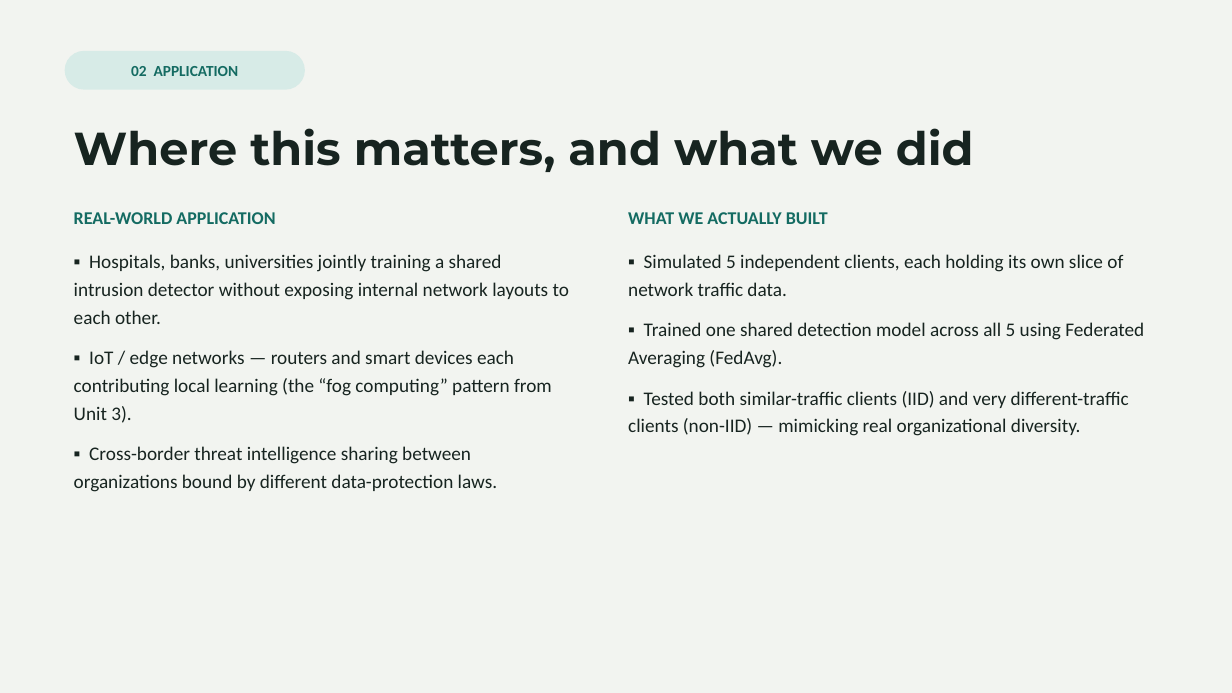
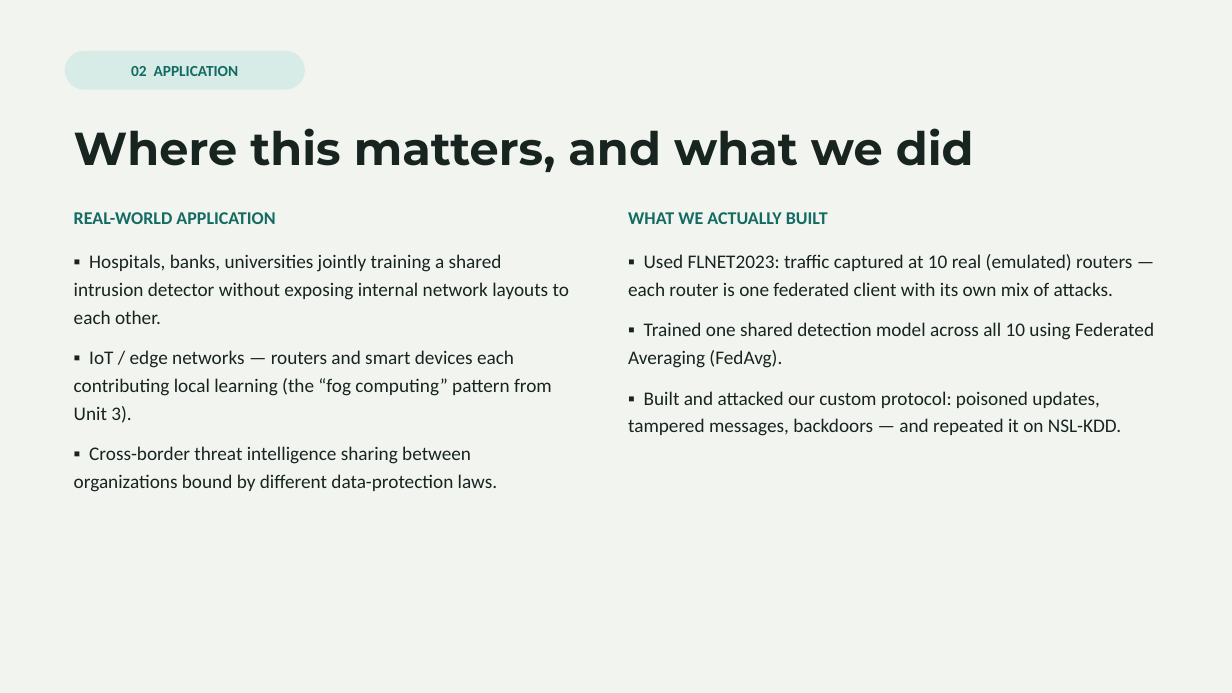
Before and after one commit to Vinudharshini18/Krypsis-A-network-intrusion-detection-system, a slide deck: slide 3 of presentation/Krypsis_Presentation.pptx. Drawn at 1232x693 pixels with LibreOffice and Linux fonts; fonts in the diff are those of the drawing. Boxes give left, top, right and bottom in pixels: in the first picture for what was removed or moved away, otherwise in the second. Text is boxed around its words. In the diff, an @@ line names an element or a change of style, - is before the commit and + after.

Commit message:
Add improved defenses, backdoor attack and NSL-KDD replication
- protocol.py: per-client weight cap and trimmed-mean second check for
  flagged updates
- defense_experiment.py: none / v1 / v2 / v2-Mondrian policies under
  label flipping and backdoor attacks, on FLNET2023 (5 seeds) and
  NSL-KDD (10 seeds); 120 runs, resumable
- preprocess_nslkdd.py + data/NSL-KDD: NSL-KDD restored as a
  replication dataset with a 10-client Dirichlet split
- multiclass.py: 11-class detection (results pending)
- Slides rebuilt from results files (10 slides); handbook script
  rewritten (PDF not yet regenerated)
- README: Phase 9 results, including the weight cap's downside and the
  backdoor failing on FLNET2023

```diff
--- a/presentation/Krypsis_Presentation.pptx
+++ b/presentation/Krypsis_Presentation.pptx
@@ text at (628,254,1154,436): text changed @@
-▪ Simulated 5 independent clients, each holding its own slice of network traffic data.
-▪ Trained one shared detection model across all 5 using Federated Averaging (FedAvg).
-▪ Tested both similar-traffic clients (IID) and very different-traffic clients (non-IID) — mimicking real organizational diversity.
+▪ Used FLNET2023: traffic captured at 10 real (emulated) routers — each router is one federated client with its own mix of attacks.
+▪ Trained one shared detection model across all 10 using Federated Averaging (FedAvg).
+▪ Built and attacked our custom protocol: poisoned updates, tampered messages, backdoors — and repeated it on NSL-KDD.
```
Also in this commit, not shown: 5 other slides changed, 3 slides added, 1 slide removed, 11 other files.
